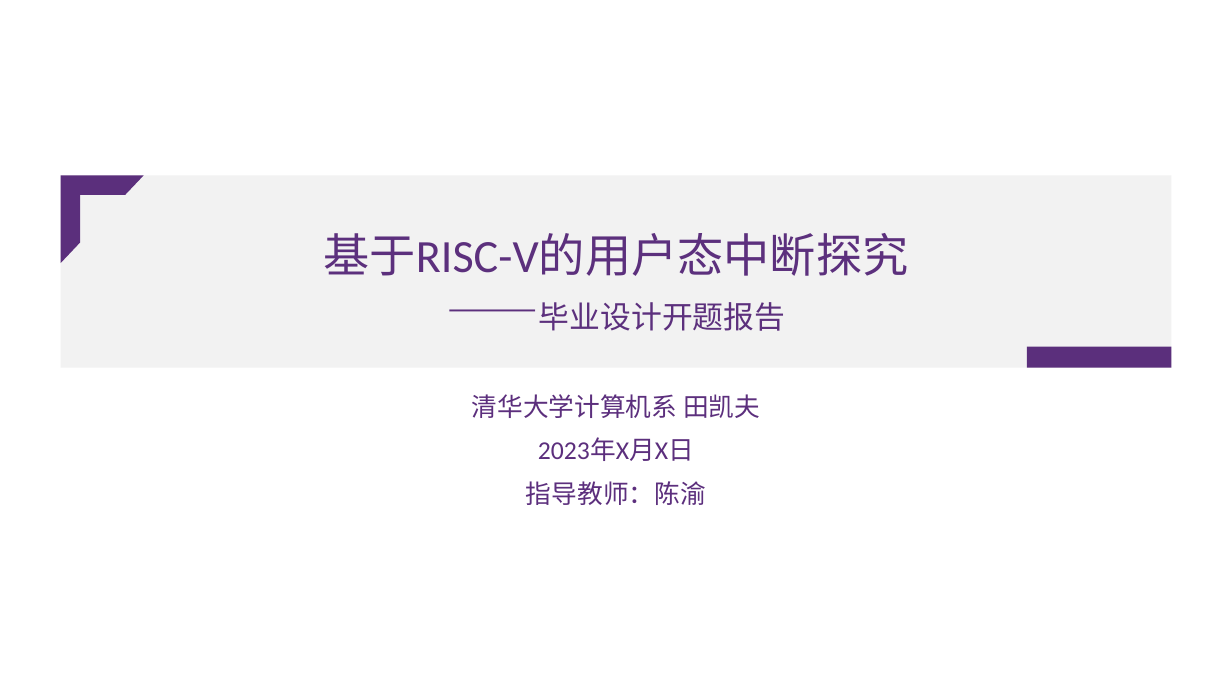
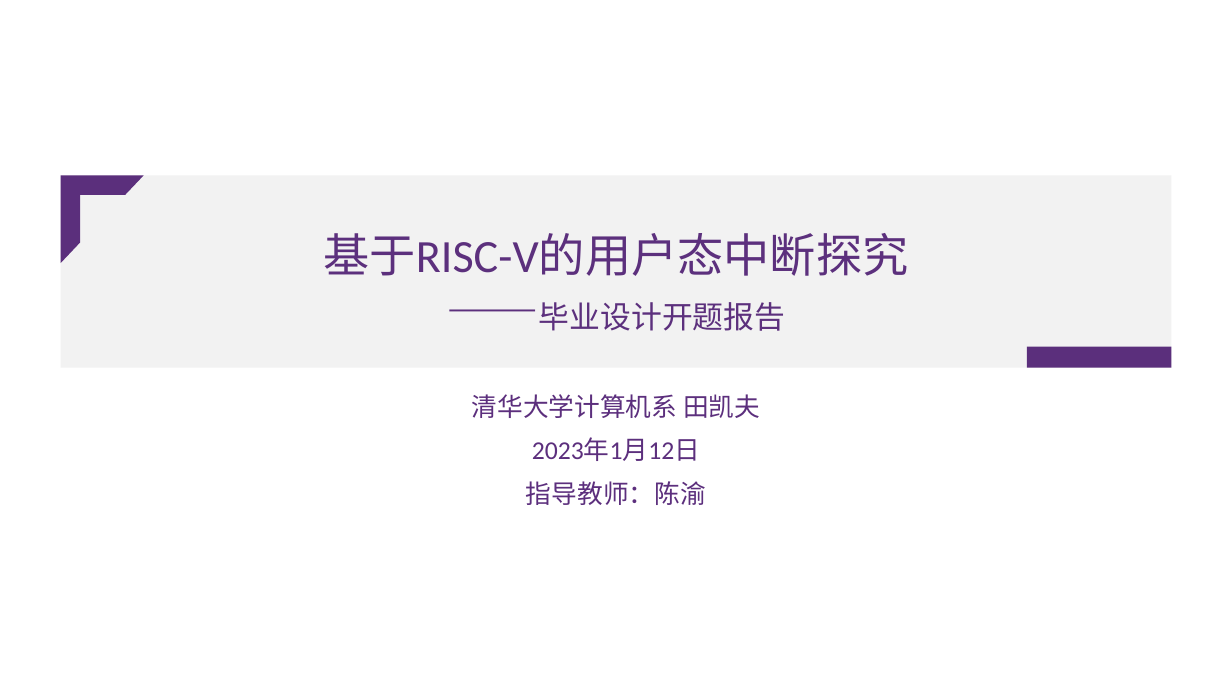
Before and after one commit to U-interrupt/uintr, a slide deck: slide 1 of doc/开题报告.pptx. Drawn at 1232x693 pixels with LibreOffice and Linux fonts; fonts in the diff are those of the drawing; background and template pictures are left out. Boxes give left, top, right and bottom in pixels: in the first picture for what was removed or moved away, otherwise in the second. Text is boxed around its words. In the diff, an @@ line names an element or a change of style, - is before the commit and + after.

```diff
--- a/doc/开题报告.pptx
+++ b/doc/开题报告.pptx
@@ subtitle at <box>532,438,700,461</box>: text changed @@
-2023年X月X日
+2023年1月12日
```
Also in this commit, not shown: 5 other slides changed, 5 slides added, 1 slide removed.
